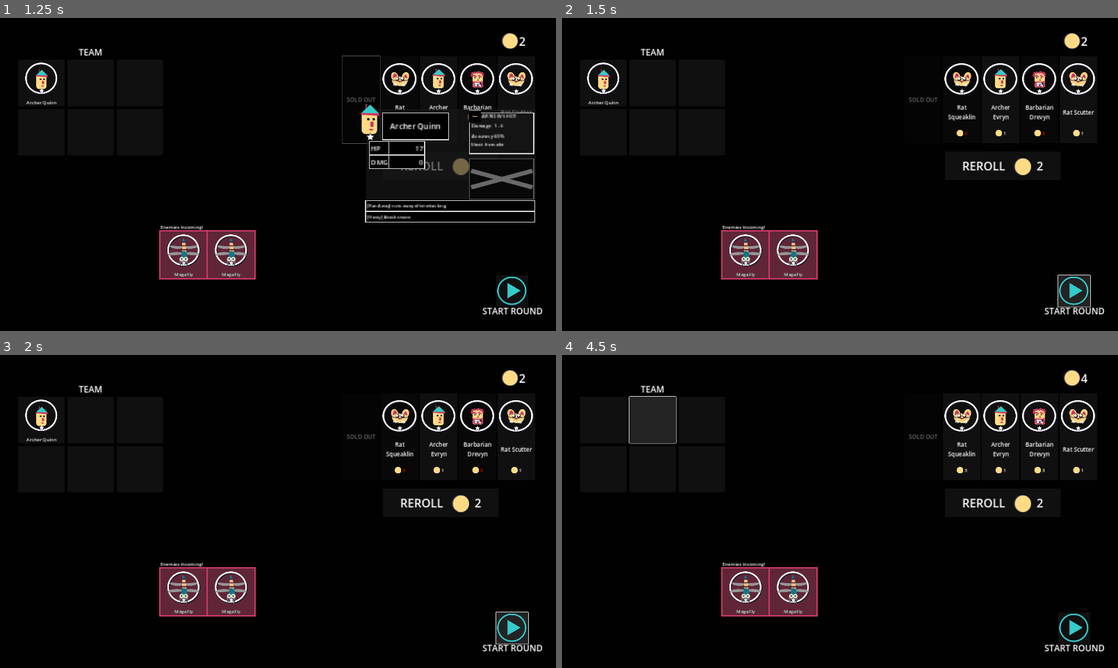
Above: before the commit, frames 1-4 (two rows, left to right).
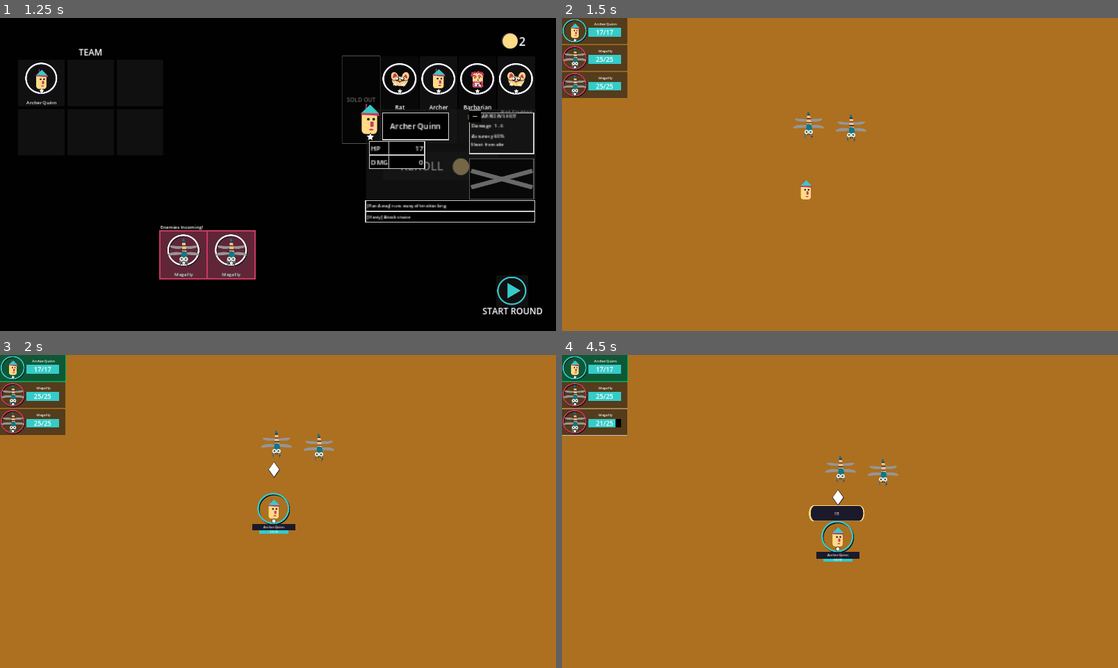
Above: after the commit, the same moments.

Repository: mathew-tran/mercmanager
Game: Godot game, scene res://Scenes/Main.tscn
The game is run twice, just before and just after one commit, with the same random seed, the same clock (stepped at 60 frames per second) and the same inputs.
Inputs (mouse positions are in pixels of both pictures, inside the frame that each line leads up to):
- Up to frame 1 (1.25 s): click (361, 99) at 0.52 s
- Up to frame 2 (1.5 s): click "START ROUND" at 1.25 s
- Up to frame 3 (2 s): no input
- Up to frame 4 (4.5 s): click "Archer Quinn" at 2 s; click "START ROUND" (after the commit: "Archer Quinn") at 2.75 s; click (600, 420) at 3.52 s; click (650, 420) at 4.27 s

Frame 1 is identical in both runs. In frame 2, 100% of the frame differs, in the area x 0-100%, y 0-100%; in frame 3, 100%; in frame 4, 100%.

Commit message:
update characterinfo not to get out of screen

Diff:
--- a/Prefabs/UI/GameUI.tscn
+++ b/Prefabs/UI/GameUI.tscn
@@ -41,3 +41,5 @@
 
 [node name="CharacterStat" parent="CanvasLayer" instance=ExtResource("8_kih8a")]
 visible = false
+
+[connection signal="StartRoundClicked" from="Shop" to="." method="_on_shop_start_round_clicked"]
--- a/Prefabs/UI/Shop.tscn
+++ b/Prefabs/UI/Shop.tscn
@@ -148,3 +148,5 @@
 
 [node name="EnemyMemberSlot4" parent="EnemyList/VBoxContainer/HBoxContainer" instance=ExtResource("9_26aff")]
 layout_mode = 2
+
+[connection signal="button_up" from="Button" to="." method="_on_button_button_up"]
--- a/Scripts/Game/Shop.gd
+++ b/Scripts/Game/Shop.gd
@@ -9,6 +9,7 @@
 @export var ShopSlotDataRef : ShopSlotsData
 
 signal UpdateMoney
+signal StartRoundClicked
 
 func _ready():
 	PopulateStock()
@@ -50,3 +51,7 @@
 		Stock.add_child(instance)
 
 	UpdateMoney.emit()
+
+
+func _on_button_button_up():
+	StartRoundClicked.emit()
--- a/Scripts/Game/UI/CharacterInfoUI.gd
+++ b/Scripts/Game/UI/CharacterInfoUI.gd
@@ -1,6 +1,8 @@
 extends Panel
 
 class_name CharacterInfoUI
+
+var yOffset = 0
 
 func _ready():
 	HideInfo()
@@ -13,10 +15,12 @@
 func _process(delta):
 	if visible:
 		var windowSize = Vector2(get_viewport().get_visible_rect().size)
-		var scaledSize = size.x * scale
+		var scaledSize = GetBounds()
 		var newPosition = get_global_mouse_position() + Vector2(16, 32)
 		if newPosition.x > windowSize.x - scaledSize.x:
 			newPosition.x = windowSize.x - scaledSize.x
+		if newPosition.y > windowSize.y - scaledSize.y:
+			newPosition.y = windowSize.y - scaledSize.y
 		global_position = newPosition
 
 func UpdateInfo(charInfo : CharacterInfo):
@@ -30,11 +34,20 @@
 	for child in $TraitsPanel.get_children():
 		child.queue_free()
 
+	yOffset = 0
 	for charTrait in charInfo.Traits:
 		var instance = load("res://Prefabs/UI/TraitText.tscn").instantiate()
 		instance.Setup(charTrait.GetTraitText())
 		$TraitsPanel.add_child(instance)
+
+	yOffset = ($TraitsPanel.size * $TraitsPanel.scale).y
 	visible = true
 
 func HideInfo():
 	visible = false
+	yOffset = 0
+
+func GetBounds():
+	var intendedSize = size * scale
+	intendedSize.y += yOffset
+	return intendedSize
--- a/Scripts/Game/UI/GameUI.gd
+++ b/Scripts/Game/UI/GameUI.gd
@@ -14,7 +14,6 @@
 		print("Game Over!")
 		get_tree().reload_current_scene()
 
-
-func _on_button_button_up():
+func _on_shop_start_round_clicked():
 	$Shop.visible = false
 	Helper.GetBattleSystem().StartRound()
